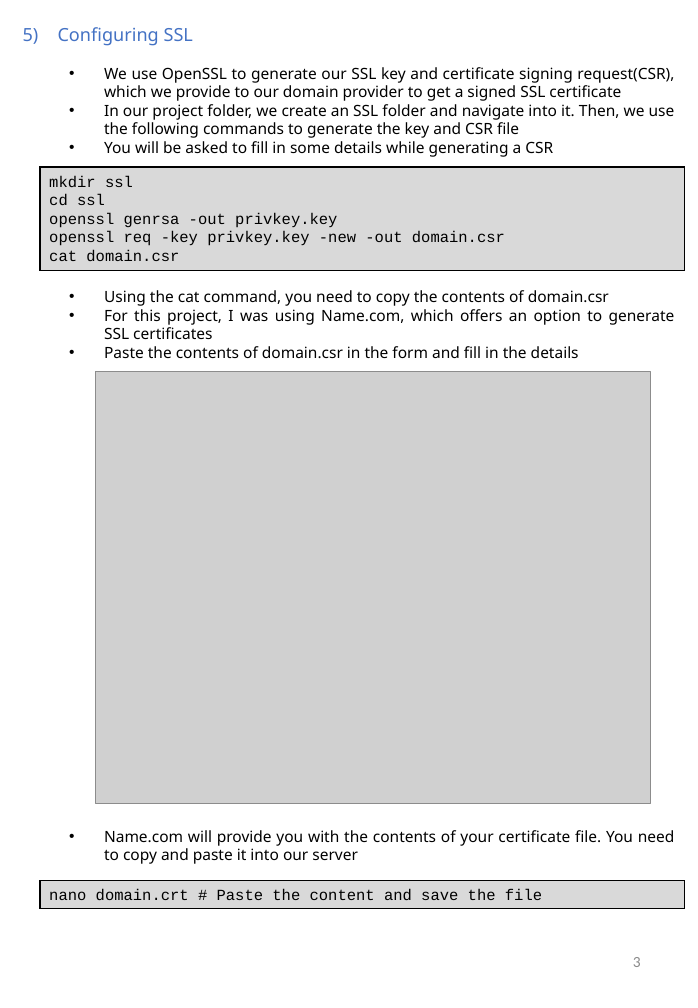
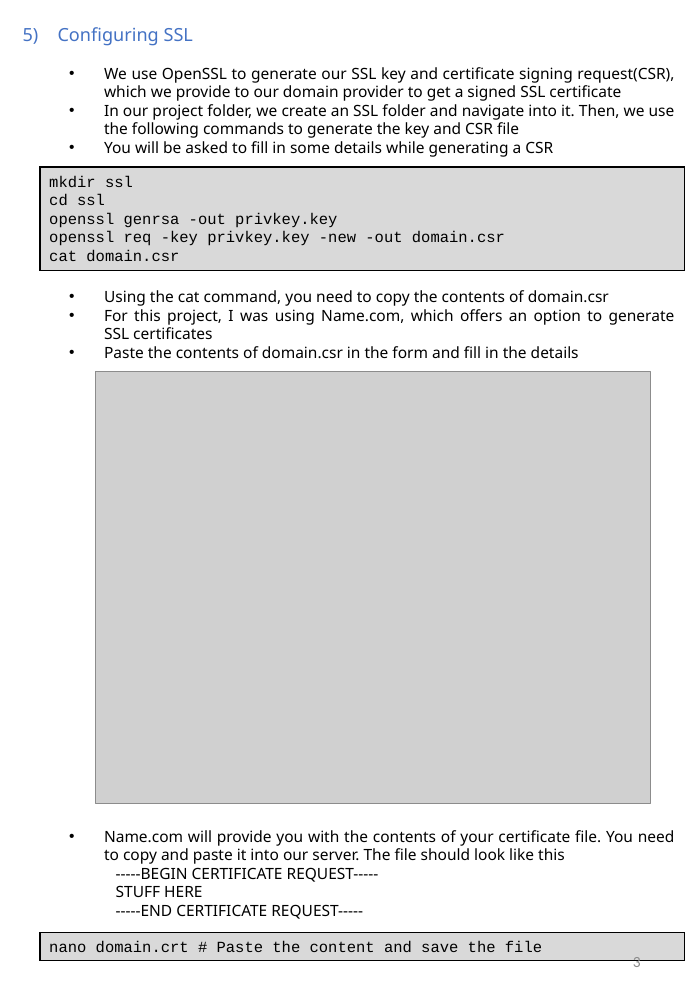
Before and after one commit to Agentgilspy/Food-Ordering-Website, a slide deck: slide 5 of ICT-171 Documentation.pptx. Drawn at 698x1008 pixels with LibreOffice and Linux fonts; fonts in the diff are those of the drawing; grey boxes stand for pictures. Boxes give left, top, right and bottom in pixels: in the first picture for what was removed or moved away, otherwise in the second. Text is boxed around its words. In the diff, an @@ line names an element or a change of style, - is before the commit and + after.

```diff
--- a/ICT-171 Documentation.pptx
+++ b/ICT-171 Documentation.pptx
@@ text at [104,830,675,919]: text changed @@
-  • Name.com will provide you with the contents of your certificate file. You need to copy and paste it into our server
+  • Name.com will provide you with the contents of your certificate file. You need to copy and paste it into our server. The file should look like this
+    -----BEGIN CERTIFICATE REQUEST-----
+    STUFF HERE
+    -----END CERTIFICATE REQUEST-----
@@ rectangle "nano domain.crt # Paste the ...": place and size @@
-rectangle "nano domain.crt # Paste the ..." at [40,880,684,908]
+rectangle "nano domain.crt # Paste the ..." at [40,933,684,960]
```
Also in this commit, not shown: 10 other slides changed.
